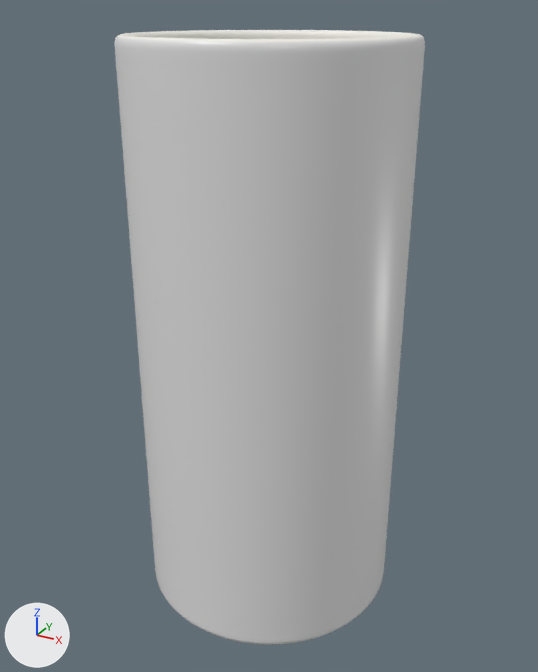
The Blender file output/cup/design/circle/1/cup_013.blend as it was, and as the next commit left it.
Before and after are seen from a 50 mm lens placed at (0.147, -0.268, 0.261), pointed at (0.0, 0.0, 0.127). Every picture has the same lights, and +X, +Y and +Z are marked at lower left. The older version comes first.

The first picture shows 'cup_013'.
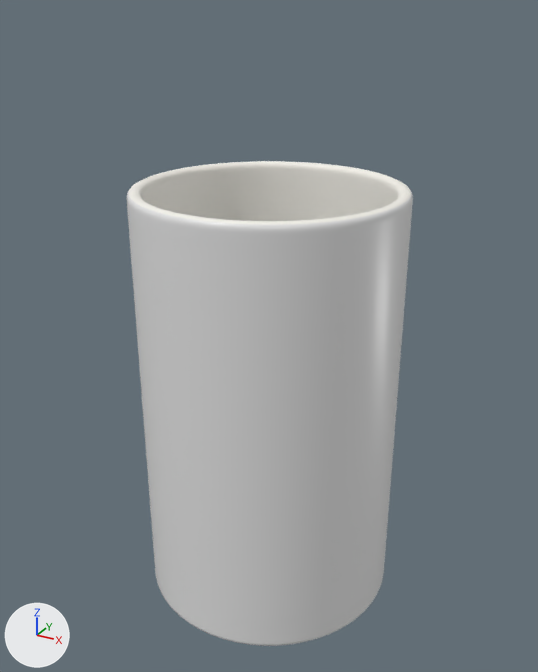
What differs and where, as boxes [x1, y1, x2, y2] in the pictures (538 x 672 px):
'cup_013', reshaped (8% narrower, 21% shorter)
    before: [115, 30, 425, 645]
    after: [127, 161, 413, 646]

The edits, one by one:
me_cup_013_mesh is used by ob_cup_013; location (0.0, 0.0, 0.0).
me_cup_013_mesh had 9410 vertices, 9504 faces and spanned x -0.058..0.058, y -0.058..0.058, z 0.0..0.252.
me_cup_013_mesh now has 9410 vertices, 9504 faces and spans x -0.058..0.058, y -0.058..0.058, z 0.0..0.194.
me_cup_013_mesh part 1: 9216 of the vertices in x -0.058..0.058, y -0.058..0.058, z 0.005..0.252 are scaled about the mesh origin by (1, 1, 0.769).
